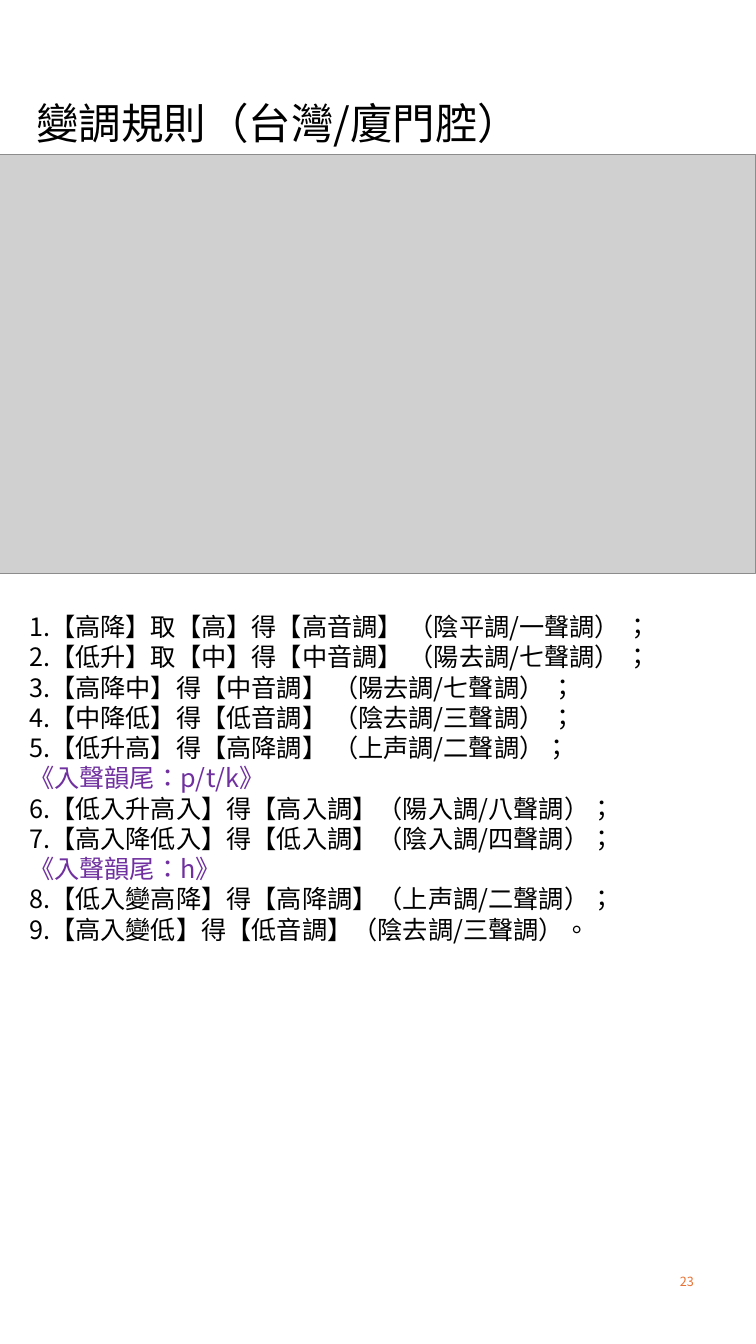
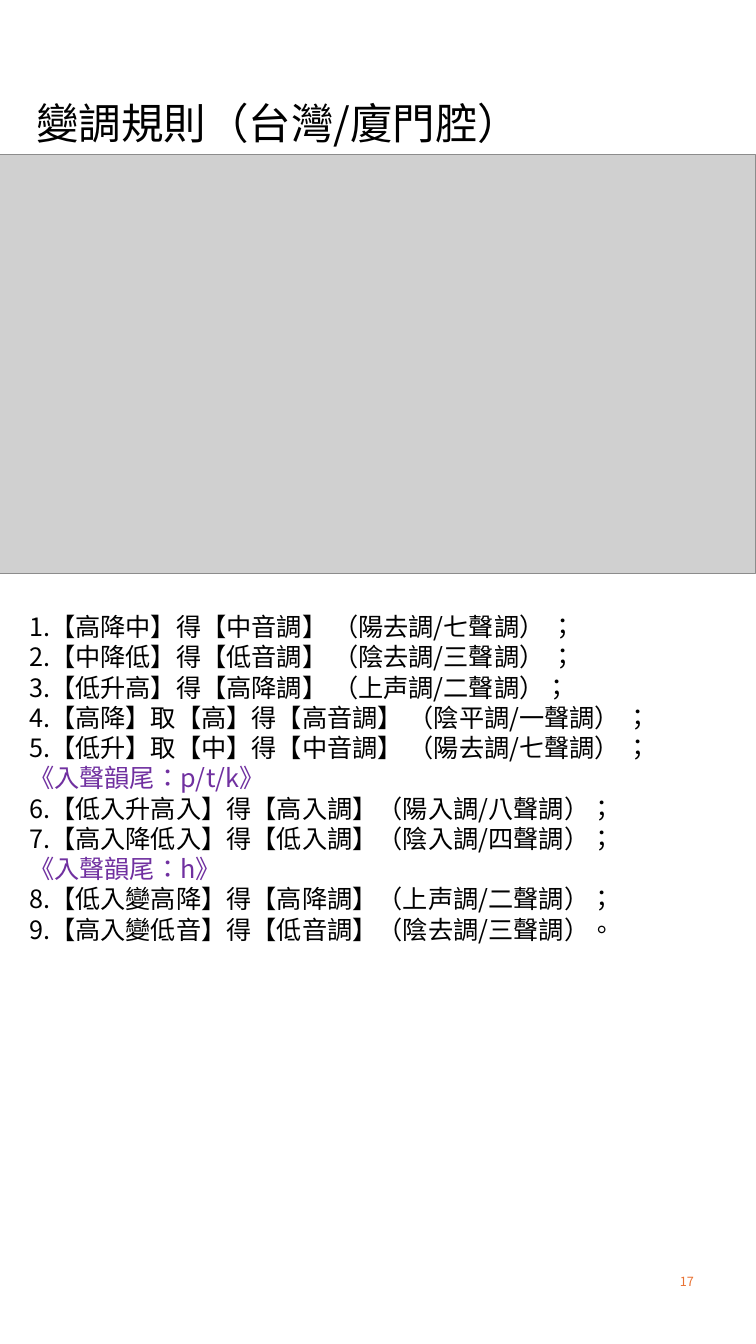
Before and after one commit to AlanJui/Piau-Im, a slide deck: slide 17 of Documents/十五音教材/閩南語之四聲八調與變調規則.pptx (slide 23 before the commit). Drawn at 756x1344 pixels with LibreOffice and Linux fonts; fonts in the diff are those of the drawing; grey boxes stand for pictures. Boxes give left, top, right and bottom in pixels: in the first picture for what was removed or moved away, otherwise in the second. Text is boxed around its words. In the diff, an @@ line names an element or a change of style, - is before the commit and + after.

```diff
--- a/Documents/十五音教材/閩南語之四聲八調與變調規則.pptx
+++ b/Documents/十五音教材/閩南語之四聲八調與變調規則.pptx
@@ text at (29, 614, 620, 762): text changed @@
-1.【高降】取【高】得【高音調】 （陰平調/一聲調） ；
-2.【低升】取【中】得【中音調】 （陽去調/七聲調） ；
-3.【高降中】得【中音調】 （陽去調/七聲調） ；
-4.【中降低】得【低音調】 （陰去調/三聲調） ；
-5.【低升高】得【高降調】 （上声調/二聲調）；
+1.【高降中】得【中音調】 （陽去調/七聲調） ；
+2.【中降低】得【低音調】 （陰去調/三聲調） ；
+3.【低升高】得【高降調】 （上声調/二聲調）；
+4.【高降】取【高】得【高音調】 （陰平調/一聲調） ；
+5.【低升】取【中】得【中音調】 （陽去調/七聲調） ；
@@ text at (29, 917, 614, 944): text changed @@
-9.【高入變低】得【低音調】（陰去調/三聲調）。
+9.【高入變低音】得【低音調】（陰去調/三聲調）。
@@ page number at (680, 1276, 694, 1286): text changed @@
-23
+17
```
Also in this commit, not shown: 6 other slides changed, 2 slides added, 28 other files.
